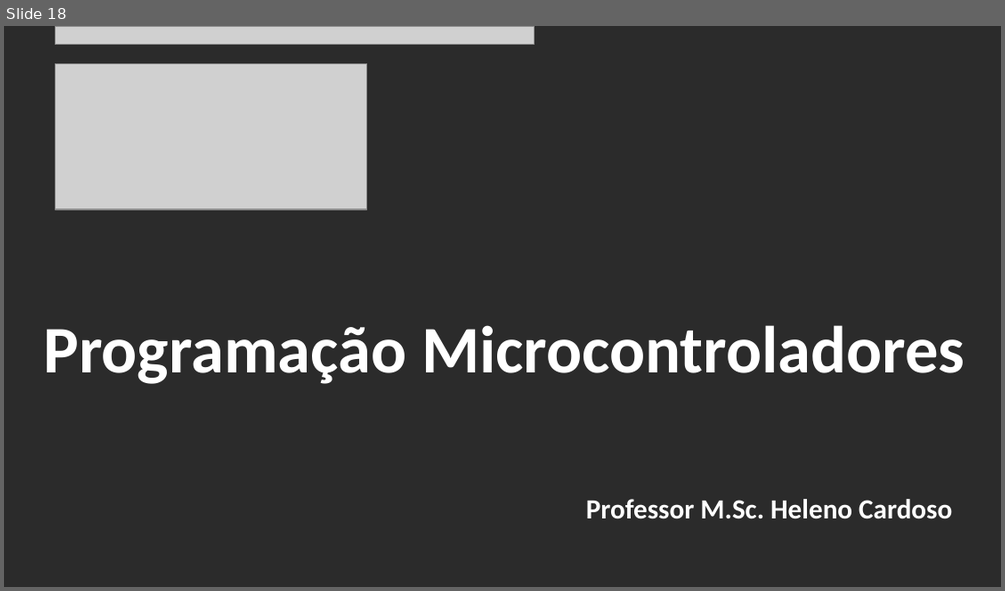
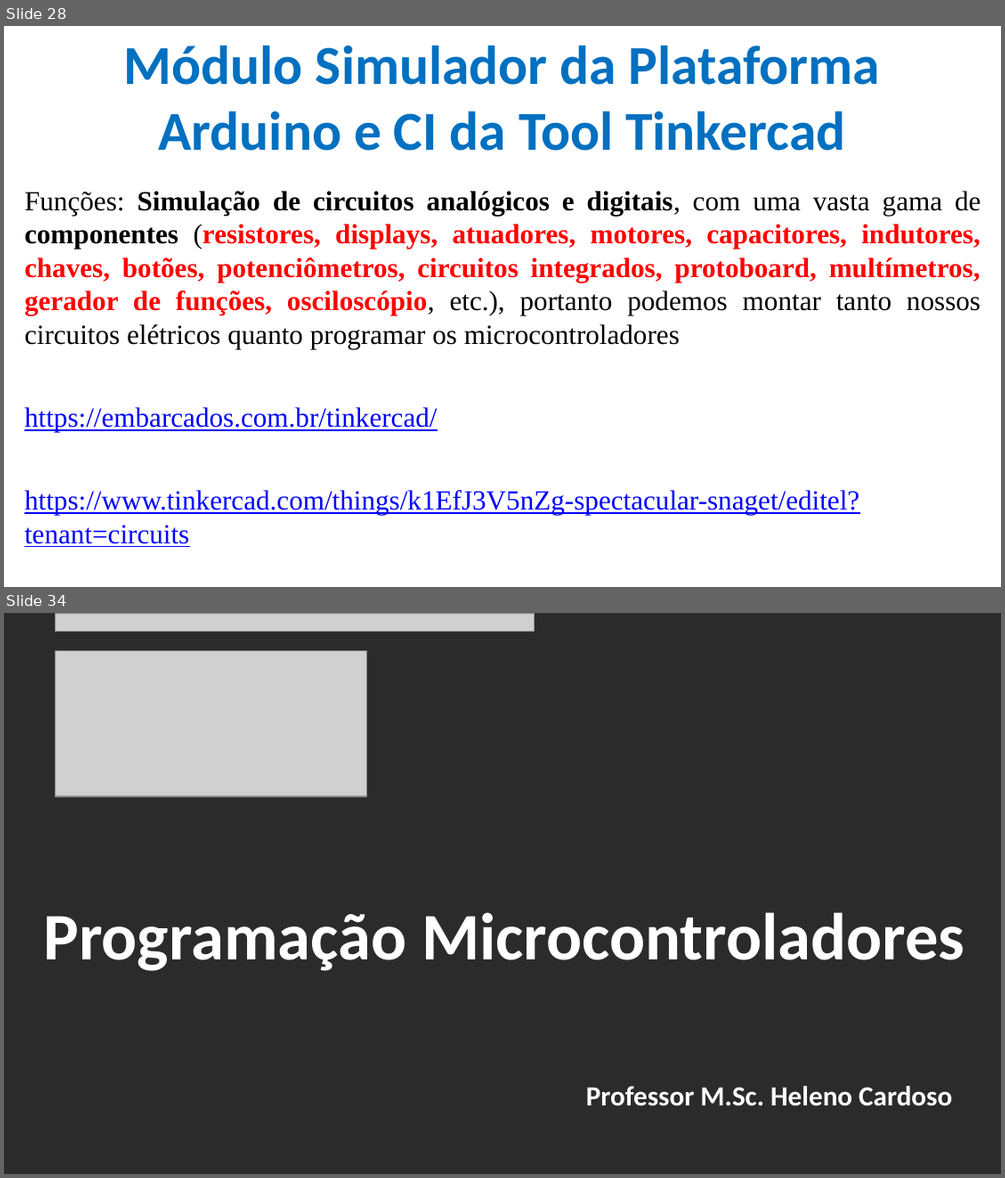
Before and after one commit to CloudEducationBrazil/WydenArea1ProgramacaoMicrocontroladores, a slide deck: 01 Classes/Aula 02 - Programação Microcontroladores.pptx. Shown one above the other, each under a label of ours: slide 18 before the commit, slides 28 and 34 after it; the slides between them are not shown. The pictures are 1005x591 and 1005x1178 pixels, drawn with LibreOffice and Linux fonts; fonts in the diff are those of the drawing; grey boxes stand for pictures; background and template pictures are left out; a plain dark background stands for a picture behind light text. Boxes give left, top, right and bottom in pixels: in the first picture for what was removed or moved away, otherwise in the second. Text is boxed around its words. In the diff, an @@ line names an element or a change of style, - is before the commit and + after.

Commit message:
aula 02 microcontroladores 15032023

```diff
--- a/01 Classes/Aula 02 - Programação Microcontroladores.pptx
+++ b/01 Classes/Aula 02 - Programação Microcontroladores.pptx
@@ slide 28 added at [4,26,1001,587], background picture (left out) @@
@@ title added at [124,45,880,151], 39.6 pt, text #0070C0, bold @@
+Módulo Simulador da Plataforma Arduino e CI da Tool Tinkercad
@@ text added at [24,191,980,547], 20 pt, text #000000 @@
+Funções: Simulação de circuitos analógicos e digitais, com uma vasta gama de componentes (resistores, displays, atuadores, motores, capacitores, indutores, chaves, botões, potenciômetros, circuitos integrados, protoboard, multímetros, gerador de funções, osciloscópio, etc.), portanto podemos montar tanto nossos circuitos elétricos quanto programar os microcontroladores
+https://embarcados.com.br/tinkercad/
+https://www.tinkercad.com/things/k1EfJ3V5nZg-spectacular-snaget/editel?tenant=circuits
@@ what was slide 18 is now slide 34 @@
```
Also in this commit, not shown: 8 slides changed, 16 other slides added, 1 slide removed, 3 other files.
